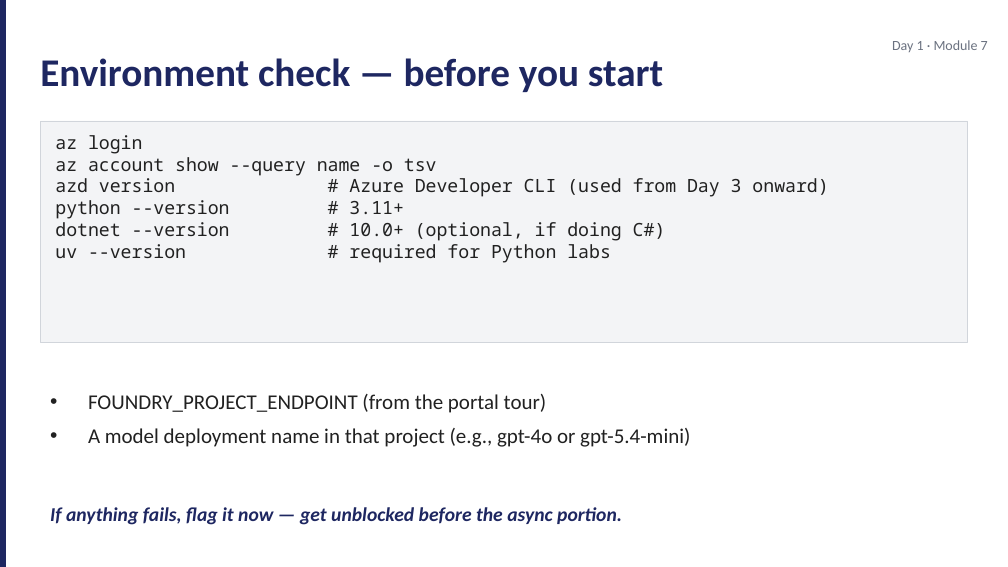
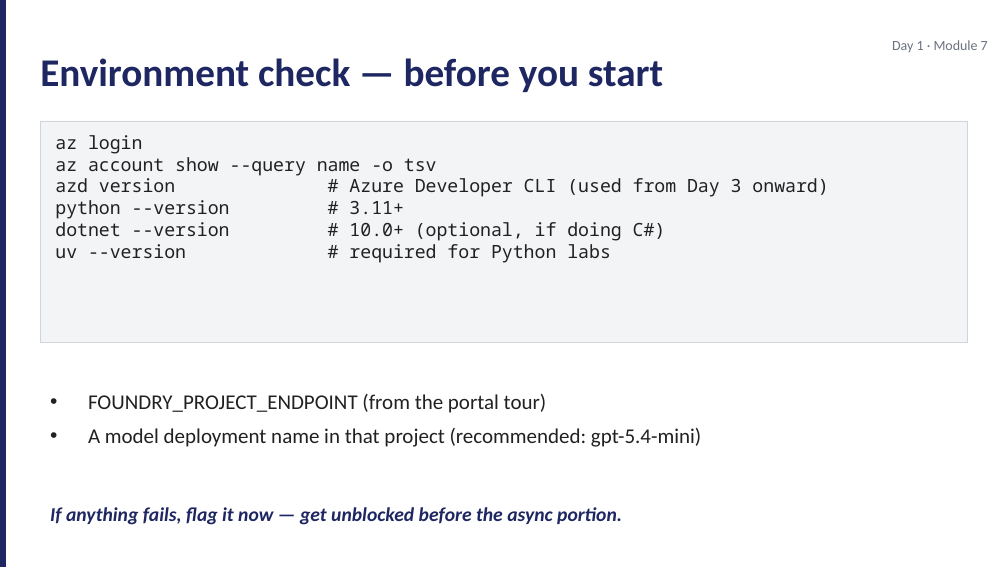
Before and after one commit to JimPiquant/Building-AI-Apps-and-Agents, a slide deck: slide 3 of decks/day1/module-7-lab-kickoff.pptx. Drawn at 1008x567 pixels with LibreOffice and Linux fonts; fonts in the diff are those of the drawing. Boxes give left, top, right and bottom in pixels: in the first picture for what was removed or moved away, otherwise in the second. Text is boxed around its words. In the diff, an @@ line names an element or a change of style, - is before the commit and + after.

```diff
--- a/decks/day1/module-7-lab-kickoff.pptx
+++ b/decks/day1/module-7-lab-kickoff.pptx
@@ text at [88,428,701,447]: text changed @@
-• A model deployment name in that project (e.g., gpt-4o or gpt-5.4-mini)
+• A model deployment name in that project (recommended: gpt-5.4-mini)
```
Also in this commit, not shown: 10 other files.
